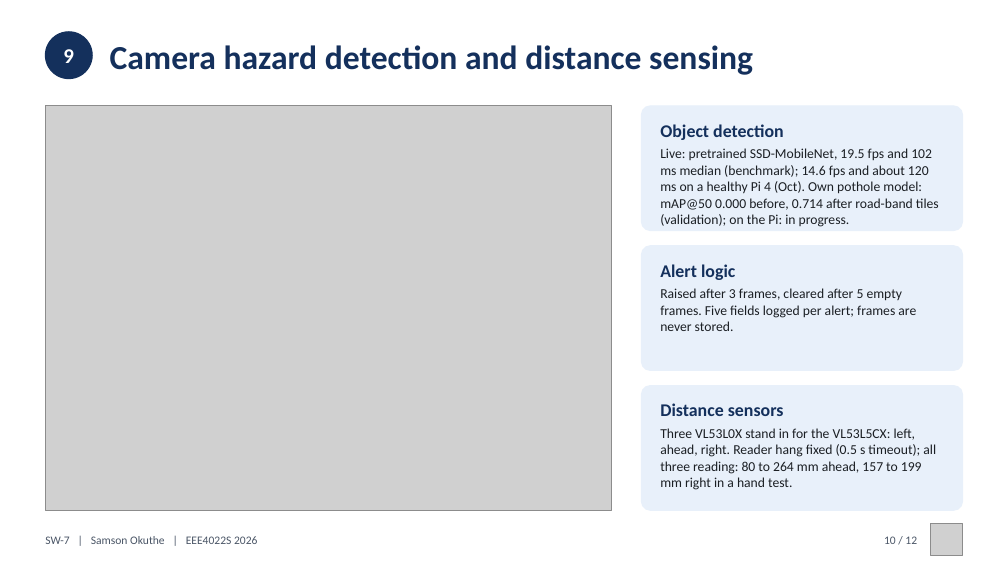
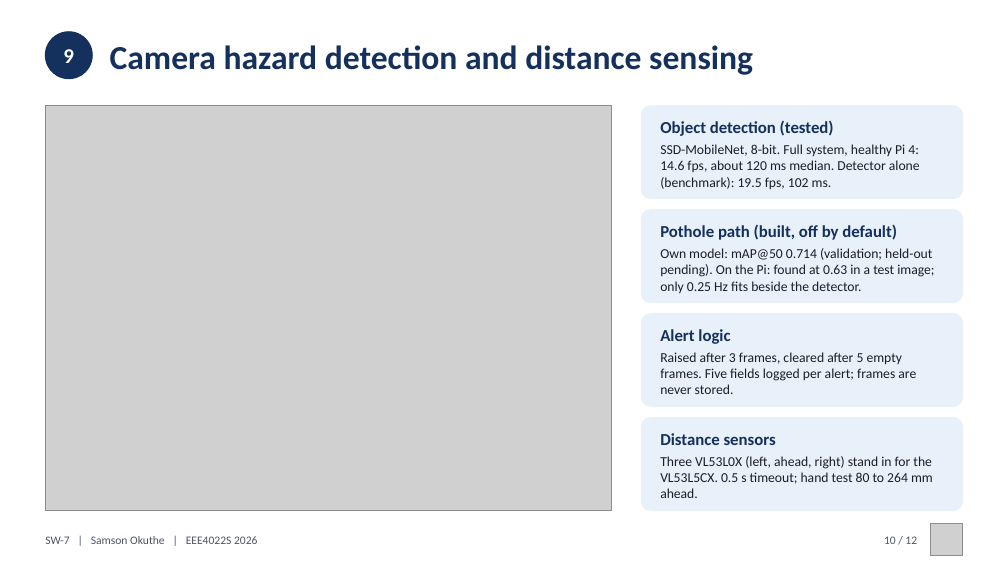
Before and after one commit to 0geder/Tukzie-HPEC-HUD, a slide deck: slide 10 of Presentation/SW7_Final_Presentation.pptx. Drawn at 1008x567 pixels with LibreOffice and Linux fonts; fonts in the diff are those of the drawing; grey boxes stand for pictures. Boxes give left, top, right and bottom in pixels: in the first picture for what was removed or moved away, otherwise in the second. Text is boxed around its words. In the diff, an @@ line names an element or a change of style, - is before the commit and + after.

```diff
--- a/Presentation/SW7_Final_Presentation.pptx
+++ b/Presentation/SW7_Final_Presentation.pptx
@@ rounded rectangle: place and size @@
-rounded rectangle at [641,106,963,231]
+rounded rectangle at [641,106,963,199]
@@ text at [660,121,834,136]: text changed; size 17 to 16 pt @@
-Object detection
+Object detection (tested)
@@ text at [660,144,920,189]: text changed @@
-Live: pretrained SSD-MobileNet, 19.5 fps and 102 ms median (benchmark); 14.6 fps and about 120 ms on a healthy Pi 4 (Oct). Own pothole model: mAP@50 0.000 before, 0.714 after road-band tiles (validation); on the Pi: in progress.
+SSD-MobileNet, 8-bit. Full system, healthy Pi 4: 14.6 fps, about 120 ms median. Detector alone (benchmark): 19.5 fps, 102 ms.
@@ rounded rectangle: place and size @@
-rounded rectangle at [641,246,963,371]
+rounded rectangle at [641,209,963,302]
@@ text added at [660,224,897,240], 16 pt, text #14305C, bold @@
+Pothole path (built, off by default)
@@ text added at [660,248,934,294], 13 pt, text #1B1F24 @@
+Own model: mAP@50 0.714 (validation; held-out pending). On the Pi: found at 0.63 in a test image; only 0.25 Hz fits beside the detector.
@@ proportions changed in 3 elements at [641,106,963,199], [641,209,963,302], [641,314,963,407] @@
@@ rounded rectangle: place and size @@
-rounded rectangle at [641,386,963,510]
+rounded rectangle at [641,314,963,407]
@@ text "Alert logic" at [660,329,730,344]: size 17 to 16 pt @@
@@ text "Alert logic": place and size @@
-text "Alert logic" at [660,264,735,280]
+text "Alert logic" at [660,329,730,344]
@@ text "Raised after 3 frames, cleared ...": place and size @@
-text "Raised after 3 frames, cleared ..." at [660,288,916,331]
+text "Raised after 3 frames, cleared ..." at [660,352,916,394]
@@ rounded rectangle added at [641,418,963,511], fill #E8F0FA, outline #E8F0FA 1 pt @@
@@ text "Distance sensors": place and size @@
-text "Distance sensors" at [660,403,784,416]
+text "Distance sensors" at [660,433,776,445]
@@ text "Distance sensors" at [660,433,776,445]: size 17 to 16 pt @@
@@ text at [660,456,933,498]: text changed @@
-Three VL53L0X stand in for the VL53L5CX: left, ahead, right. Reader hang fixed (0.5 s timeout); all three reading: 80 to 264 mm ahead, 157 to 199 mm right in a hand test.
+Three VL53L0X (left, ahead, right) stand in for the VL53L5CX. 0.5 s timeout; hand test 80 to 264 mm ahead.
```
Also in this commit, not shown: 8 other slides changed, 1 slide added, 1 slide removed, 8 other files.
